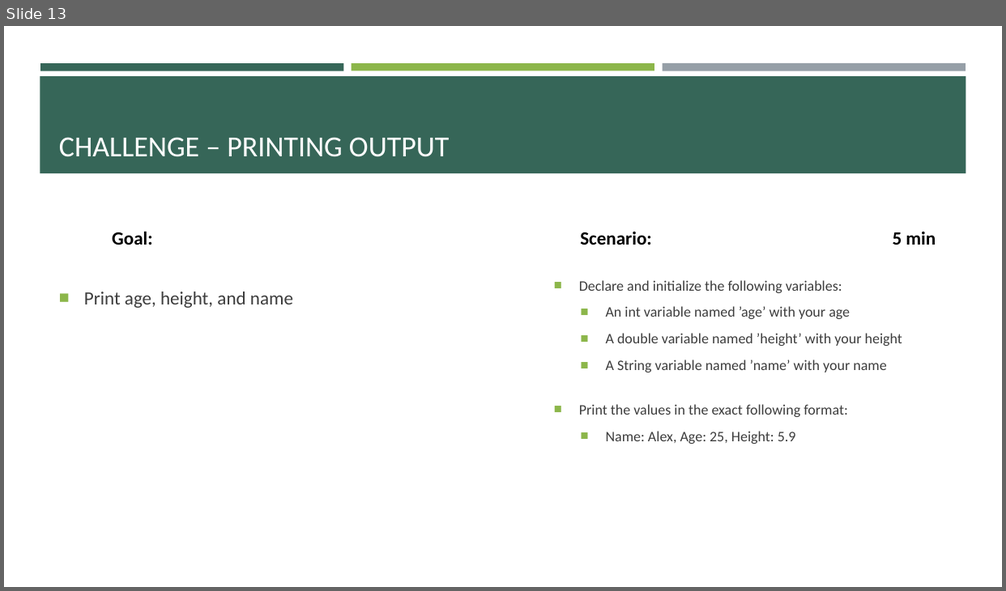
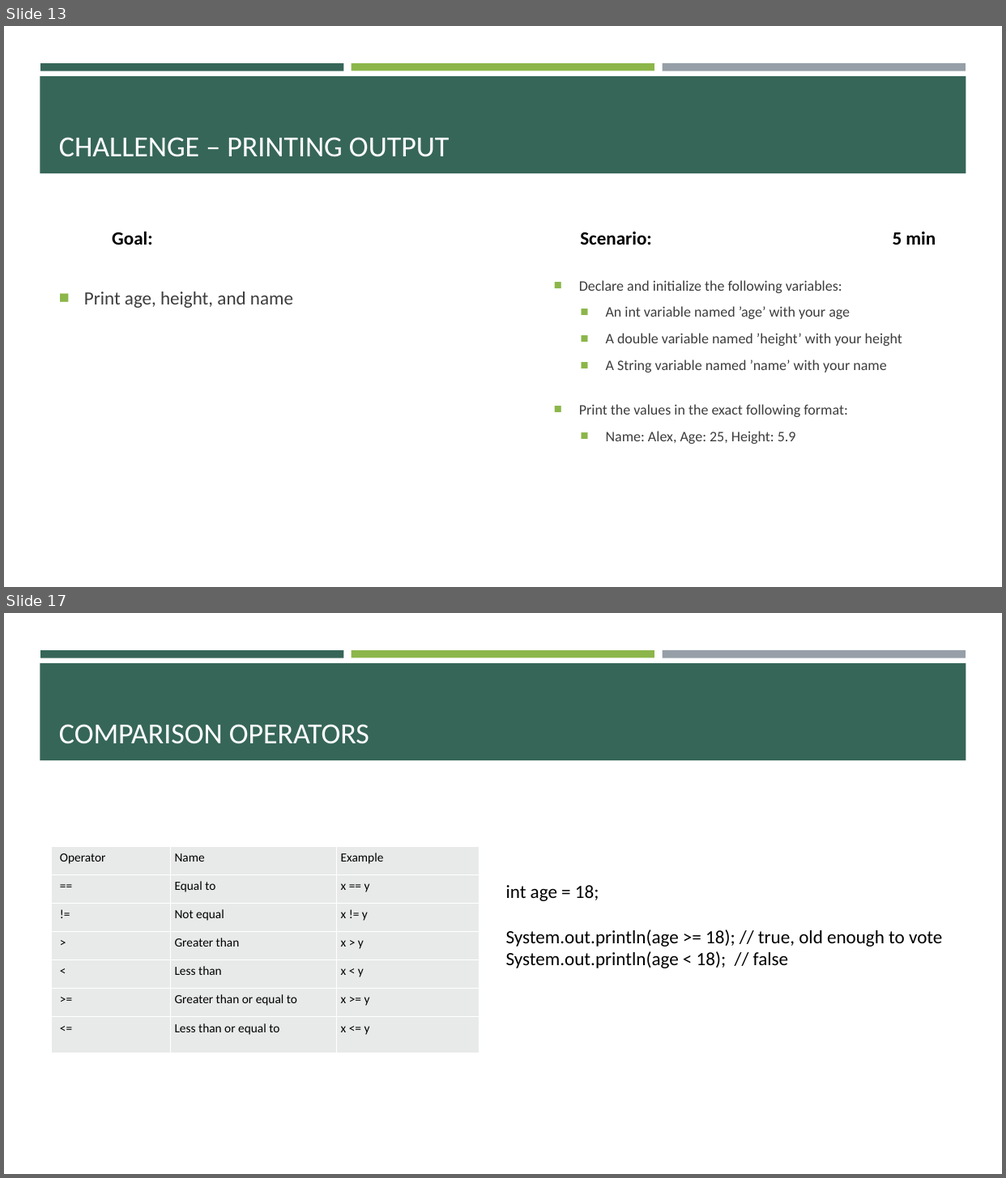
Before and after one commit to e-m-wilson/java-fs, a slide deck: Week_2/Core_Java.pptx. Shown one above the other, each under a label of ours: slide 13 before the commit, slides 13 and 17 after it; the slides between them are not shown. The pictures are 1006x591 and 1006x1178 pixels, drawn with LibreOffice and Linux fonts; fonts in the diff are those of the drawing. Boxes give left, top, right and bottom in pixels: in the first picture for what was removed or moved away, otherwise in the second. Text is boxed around its words. In the diff, an @@ line names an element or a change of style, - is before the commit and + after.

```diff
--- a/Week_2/Core_Java.pptx
+++ b/Week_2/Core_Java.pptx
@@ slide 17 added at <box>4,613,1002,1174</box>, background #FFFFFF; not listed: 4 template elements that a slide beside it also shows @@
@@ title added at <box>59,724,369,744</box>, 28 pt, text #FFFFFF @@
+COMPARISON OPERATORS
@@ table added at <box>52,846,479,1053</box>, 7 rows, 3 columns @@
+Operator | Name | Example
+== | Equal to | x == y
+!= | Not equal | x != y
+> | Greater than | x > y
+< | Less than | x < y
+>= | Greater than or equal to | x >= y
+<= | Less than or equal to | x <= y
@@ text added at <box>506,885,942,969</box>, 18 pt, text #000000 @@
+int age = 18;
+System.out.println(age >= 18); // true, old enough to vote
+System.out.println(age < 18); // false
```
Also in this commit, not shown: 1 slide changed, 20 other slides added, 1 slide removed, 3 other files.
